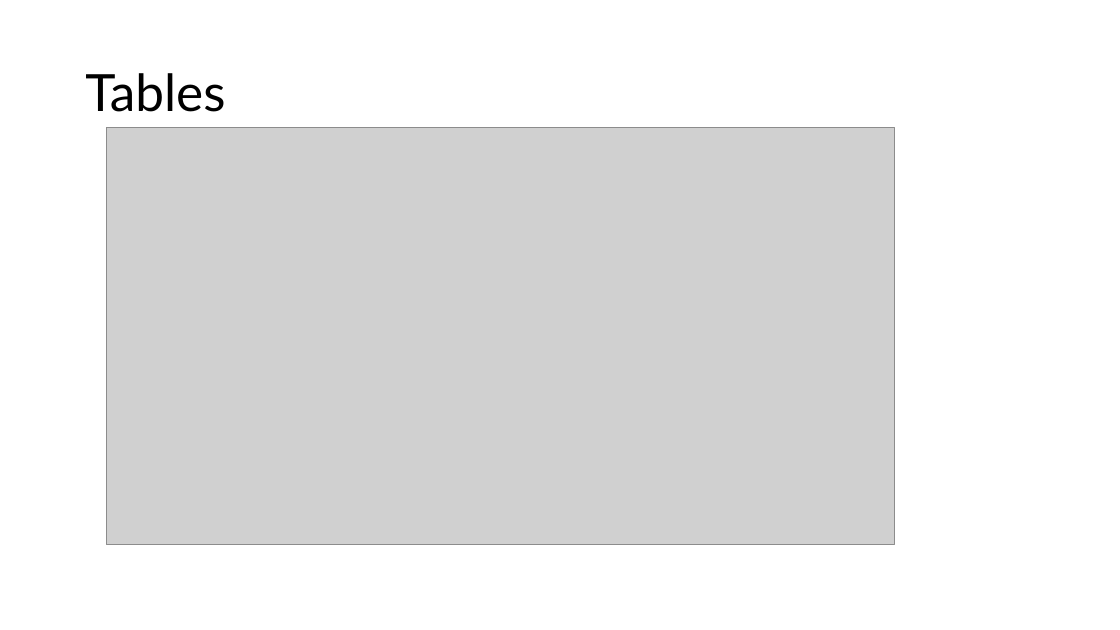
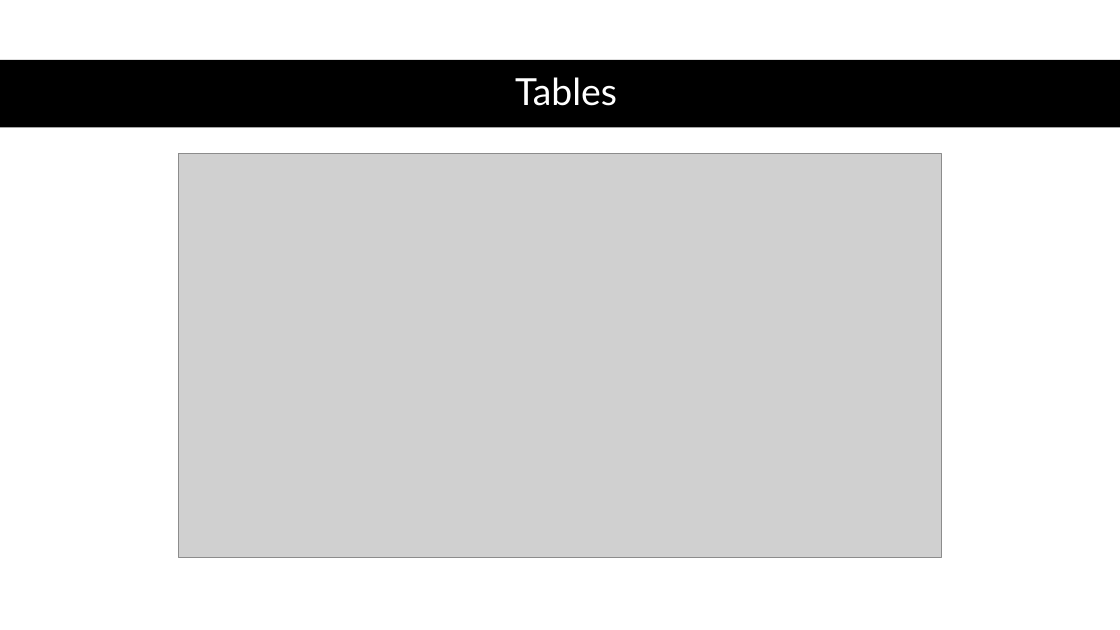
Before and after one commit to 251027-Java/P0GundavelliH, a slide deck: slide 4 of SweetVerse_Presentation.pptx (slide 3 before the commit). Drawn at 1120x630 pixels with LibreOffice and Linux fonts; fonts in the diff are those of the drawing; grey boxes stand for pictures. Boxes give left, top, right and bottom in pixels: in the first picture for what was removed or moved away, otherwise in the second. Text is boxed around its words. In the diff, an @@ line names an element or a change of style, - is before the commit and + after.

```diff
--- a/SweetVerse_Presentation.pptx
+++ b/SweetVerse_Presentation.pptx
@@ title "Tables": place and size @@
-title "Tables" at <box>85,73,225,112</box>
+title "Tables" at <box>515,77,617,106</box>
@@ title "Tables" at <box>515,77,617,106</box>: size 44 to 32 pt, text colour #000000 to #FFFFFF; alignment left to centre @@
@@ rectangle added at <box>0,60,1120,128</box>, fill #000000 @@
@@ picture: place and size @@
-picture at <box>107,128,895,545</box>
+picture at <box>179,154,942,558</box>
```
Also in this commit, not shown: 5 other slides changed, 1 slide added.
